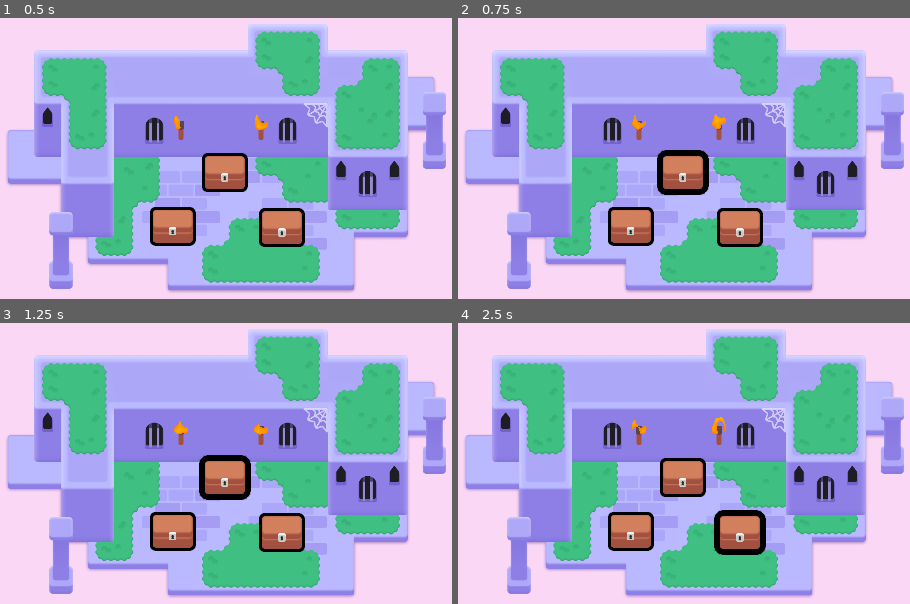
Above: before the commit, frames 1-4 (two rows, left to right).
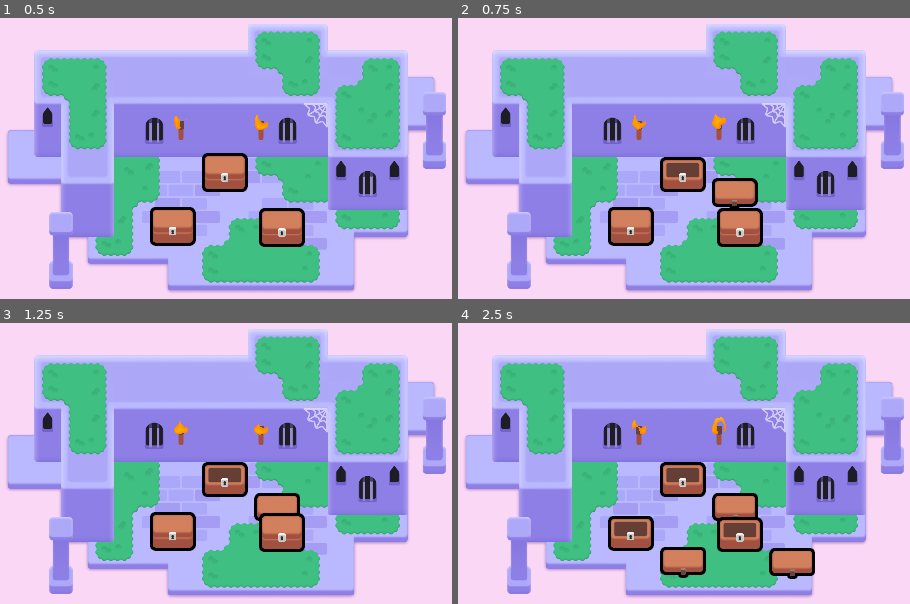
Above: after the commit, the same moments.

Repository: Sam7643/2d-GameDev-Courses
Game: Godot game, scene res://lessons/mini_dungeon.tscn
The game is run twice, just before and just after one commit, with the same random seed, the same clock (stepped at 60 frames per second) and the same inputs.
Inputs (mouse positions are in pixels of both pictures, inside the frame that each line leads up to):
- Up to frame 1 (0.5 s): no input
- Up to frame 2 (0.75 s): tap Enter at 0.5 s; move the mouse to (684, 172) at 0.52 s; press the mouse at (684, 172) at 0.53 s; hold D (move_right) from 0.53 s (still down)
- Up to frame 3 (1.25 s): keep holding D (move_right); tap Space at 0.77 s
- Up to frame 4 (2.5 s): move the mouse to (629, 530) at 1.27 s; release D (move_right) at 1.28 s; release the mouse at (629, 530) at 1.28 s; hold S (move_down) 1.28-2.03 s; right-click (629, 530) at 1.35 s; click (629, 530) at 1.42 s; tap Space at 1.52 s; move the mouse to (738, 533) at 2.02 s; hold D (move_right) from 2.03 s (still down); tap Z at 2.1 s; click (738, 533) at 2.17 s

Frame 1 is identical in both runs. In frame 2, 2.1% of the frame differs, in the area x 44-67%, y 46-68%; in frame 3, 1.9%; in frame 4, 5.1%, in the area x 33-79%, y 48-92%.

Commit message:
M6 L5. Open the chest + practice

Diff:
--- a/M06.looting_workbook/chest.gd
+++ b/M06.looting_workbook/chest.gd
@@ -1,6 +1,11 @@
 extends Area2D
 
 @onready var canvas_group: CanvasGroup = $CanvasGroup
+@onready var animation_player = $AnimationPlayer
+
+func open() -> void:
+	animation_player.play("open")
+	input_pickable = false
 
 func _ready() -> void:
 	mouse_entered.connect(_on_mouse_entered)
@@ -17,3 +22,13 @@
 
 func set_outline_thickness(new_thickness: float) -> void:
 	canvas_group.material.set_shader_parameter("line_thickness", new_thickness)
+
+func _input_event(viewport: Node, event: InputEvent, shape_index: int):
+	var event_is_mouse_click: bool = (
+		event is InputEventMouseButton and
+		event.button_index == MOUSE_BUTTON_LEFT and
+		event.is_pressed()
+		)
+
+	if event_is_mouse_click:
+		open()
--- a/M06.looting_workbook/practices/L5.P1.open_the_door/door.gd
+++ b/M06.looting_workbook/practices/L5.P1.open_the_door/door.gd
@@ -2,12 +2,17 @@
 
 @onready var animation_player: AnimationPlayer = $"AnimationPlayer"
 
+func open() -> void:
+	animation_player.play("open")
+	input_pickable = false
 
 func _input_event(viewport: Node, event: InputEvent, shape_index: int):
 	# Complete this boolean expression to check if the input event is a left-mouse click.
 	var event_is_mouse_click: bool = (
-		false
-	)
+		event is InputEventMouseButton and
+		event.button_index == MOUSE_BUTTON_LEFT and
+		event.is_pressed()
+		)
 
 	if event_is_mouse_click:
-		pass
+		open()
--- a/M06.looting_workbook/practices/L5.P1.open_the_door/open_the_door.tscn
+++ b/M06.looting_workbook/practices/L5.P1.open_the_door/open_the_door.tscn
@@ -1,17 +1,13 @@
-[gd_scene load_steps=4 format=3]
+[gd_scene load_steps=3 format=3 uid="uid://es7l3jf6ardn"]
 
 [ext_resource type="PackedScene" path="res://practices/L5.P1.open_the_door/door_open.tscn" id="1_jjcwt"]
-[ext_resource type="Script" path="res://practices/L5.P1.open_the_door/door.gd" id="2_761eb"]
-[ext_resource type="Texture2D" path="res://practices/L5.P1.open_the_door/wall.png" id="3_nmn4b"]
+[ext_resource type="Texture2D" uid="uid://dwbwn5t4dfiib" path="res://practices/L5.P1.open_the_door/wall.png" id="3_nmn4b"]
 
 [node name="OpenTheDoor" type="Node2D"]
 metadata/_edit_horizontal_guides_ = []
 
-[node name="DoorOpen" type="Area2D" parent="." instance=ExtResource("1_jjcwt")]
+[node name="DoorOpen" parent="." instance=ExtResource("1_jjcwt")]
 position = Vector2(960, 446.5)
-collision_layer = 2
-collision_mask = 0
-script = ExtResource("2_761eb")
 
 [node name="Wall" type="Sprite2D" parent="."]
 position = Vector2(959, 929.5)
